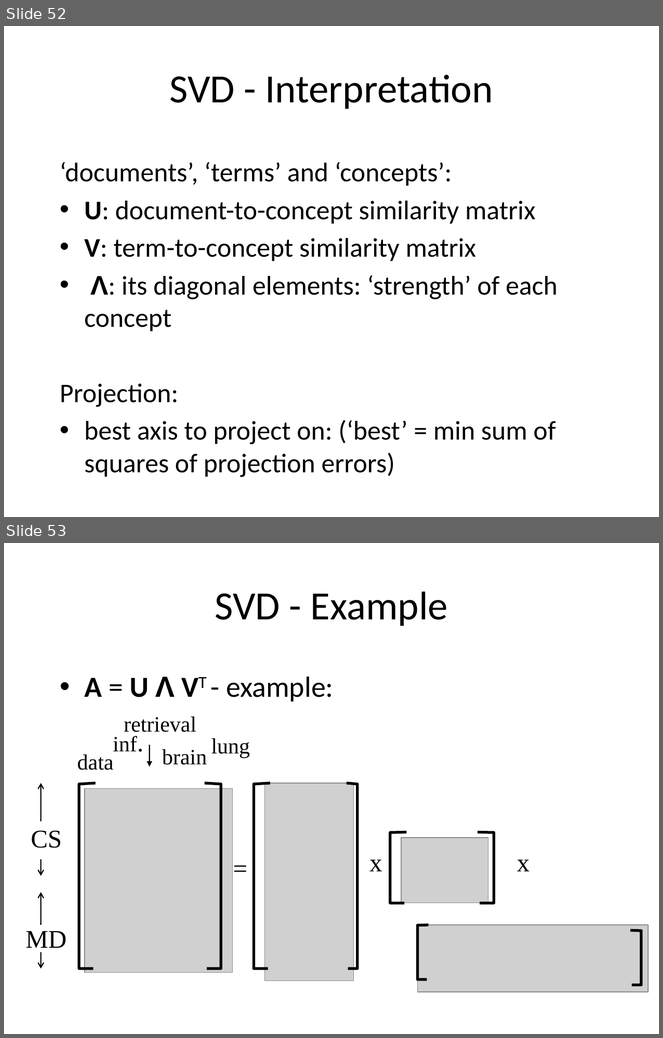
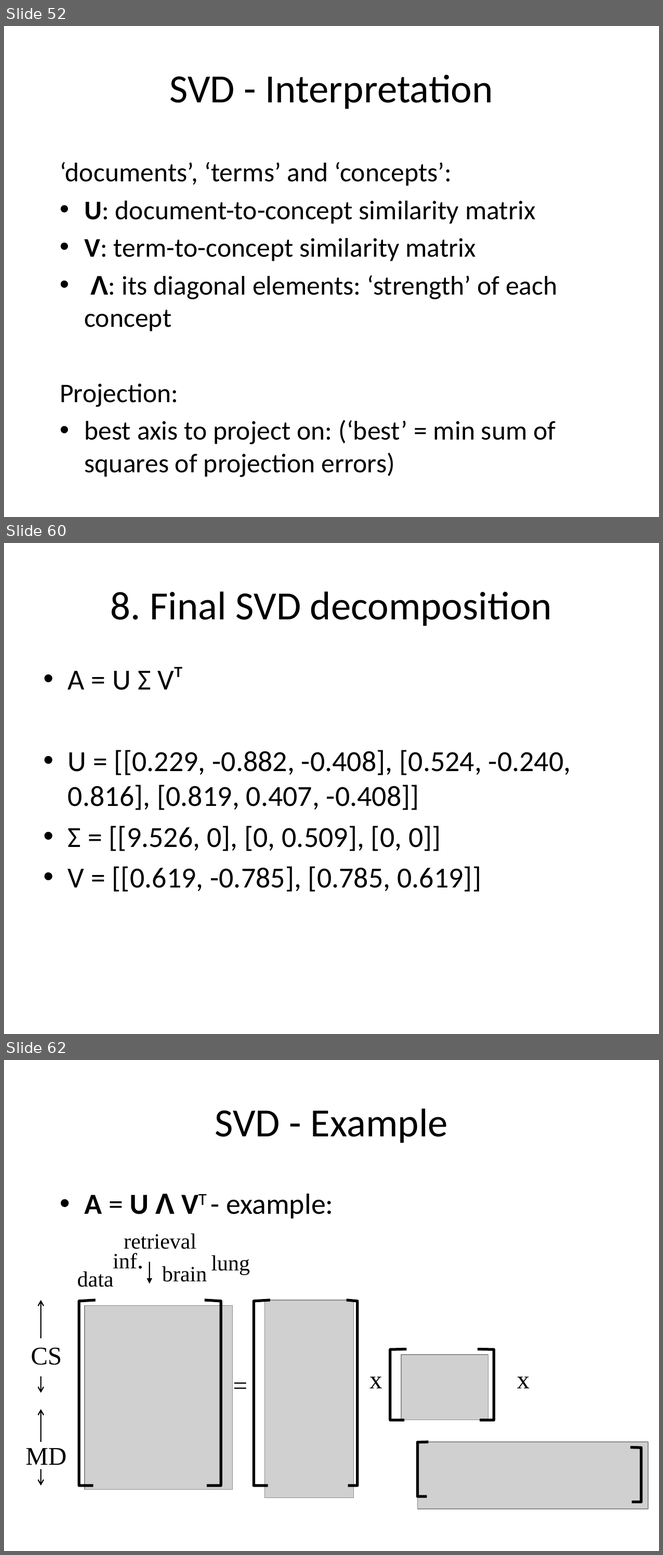
Before and after one commit to a-vodka/dv, a slide deck: dv-lec9-dim-reduc-PCA+SVD.pptx. Shown one above the other, each under a label of ours: slides 52 and 53 before the commit, slides 52, 60 and 62 after it; the slides between them are not shown. The pictures are 663x1038 and 663x1555 pixels, drawn with LibreOffice and Linux fonts; fonts in the diff are those of the drawing; grey boxes stand for pictures; background and template pictures are left out. Boxes give left, top, right and bottom in pixels: in the first picture for what was removed or moved away, otherwise in the second. Text is boxed around its words. In the diff, an @@ line names an element or a change of style, - is before the commit and + after.

```diff
--- a/dv-lec9-dim-reduc-PCA+SVD.pptx
+++ b/dv-lec9-dim-reduc-PCA+SVD.pptx
@@ slide 60 added at box(4, 543, 659, 1034), background picture (left out) @@
@@ title added at box(110, 591, 552, 626), 44 pt, text #000000 @@
+8. Final SVD decomposition
@@ text added at box(68, 667, 571, 892), 32 pt, text #000000 @@
+• A = U Σ Vᵀ
+• U = [[0.229, -0.882, -0.408], [0.524, -0.240, 0.816], [0.819, 0.407, -0.408]]
+• Σ = [[9.526, 0], [0, 0.509], [0, 0]]
+• V = [[0.619, -0.785], [0.785, 0.619]]
@@ what was slide 53 is now slide 62 @@
```
Also in this commit, not shown: 8 other slides added, 2 other files.
